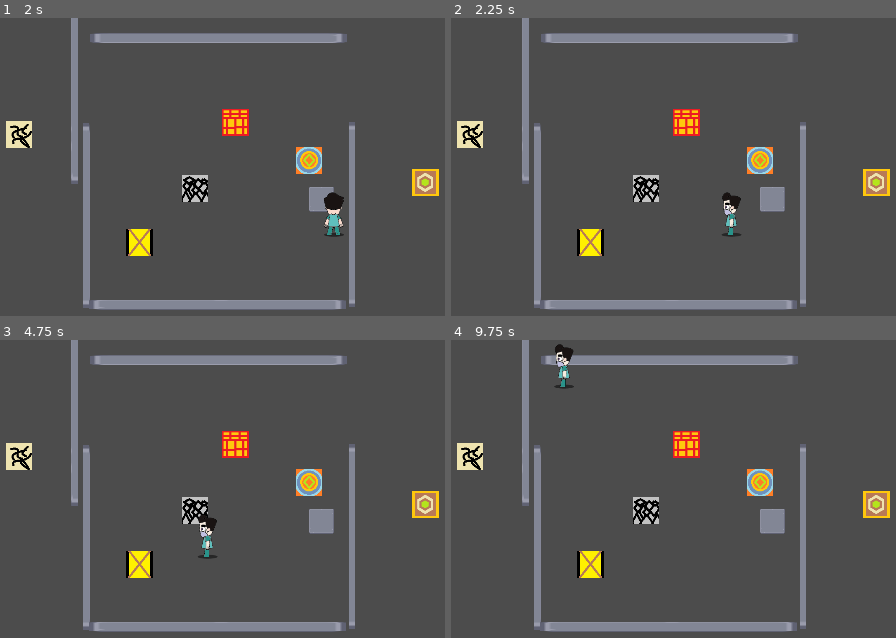
Above: before the commit, frames 1-4 (two rows, left to right).
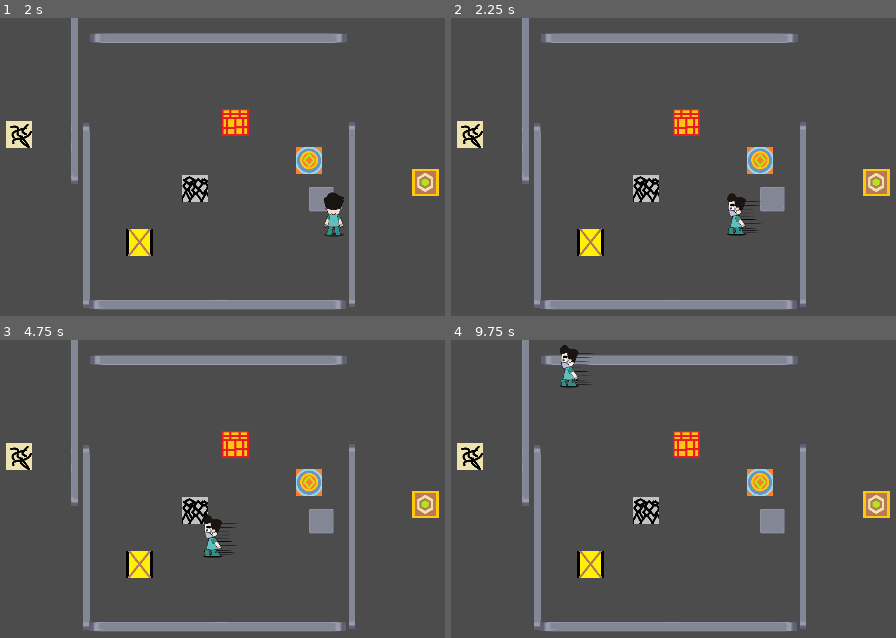
Above: after the commit, the same moments.

Repository: GaEsRaRe/UPCGameJam2018
Game: Godot game, scene res://Scenes/test.tscn
The game is run twice, just before and just after one commit, with the same random seed, the same clock (stepped at 60 frames per second) and the same inputs. This scene is started directly instead of the project's main scene.
Inputs:
- Up to frame 1 (2 s): tap Enter at 0.5 s; hold Right (ui_right) from 0.53 s (still down); tap Up (ui_up) at 0.77, 1.52 s; tap Space at 1.25 s
- Up to frame 2 (2.25 s): tap Enter at 2 s; release Right (ui_right) at 2.03 s; hold Left (ui_left) from 2.03 s (still down)
- Up to frame 3 (4.75 s): release Left (ui_left) at 2.78 s; hold Right (ui_right) 2.78-4.28 s; tap Up (ui_up) at 3.02, 3.77, 4.52 s; tap Space at 4.25 s; hold Left (ui_left) from 4.28 s (still down)
- Up to frame 4 (9.75 s): release Left (ui_left) at 5.03 s; hold Right (ui_right) 5.03-5.78 s; hold Left (ui_left) 5.78-7.28 s; tap Up (ui_up) at 6.02, 6.77, 7.52, 9.02 s; hold Right (ui_right) 7.28-9.53 s; tap Enter at 8 s; tap Space at 8.75 s; hold Left (ui_left) from 9.53 s (still down)

Frame 1 is identical in both runs. In frame 2, 0.5% of the frame differs, in the area x 60-70%, y 58-74%; in frame 3, 0.5%; in frame 4, 0.5%, in the area x 23-32%, y 1-17%.

Commit message:
Auto stash before merge of "master" and "origin/master"

Diff:
--- a/Assets/Player.tscn
+++ b/Assets/Player.tscn
@@ -8,6 +8,8 @@
 [ext_resource path="res://Sprites/Stand/player_down_closed.png" type="Texture" id=6]
 [ext_resource path="res://Sprites/Stand/player_left.png" type="Texture" id=7]
 [ext_resource path="res://Sprites/Stand/player_left_closed.png" type="Texture" id=8]
+[ext_resource path="res://Sprites/Run/running_left.png" type="Texture" id=9]
+[ext_resource path="res://Sprites/Run/running_down.png" type="Texture" id=10]
 
 [sub_resource type="RectangleShape2D" id=1]
 
@@ -36,9 +38,19 @@
 "loop": true,
 "name": "LEFT",
 "speed": 2.0
+}, {
+"frames": [ ExtResource( 9 ) ],
+"loop": true,
+"name": "RUN_LEFT",
+"speed": 5.0
+}, {
+"frames": [ ExtResource( 10 ) ],
+"loop": true,
+"name": "RUN_DOWN",
+"speed": 5.0
 } ]
 
-[node name="Player" type="KinematicBody2D" index="0"]
+[node name="Player" type="KinematicBody2D"]
 
 z_index = 2
 input_pickable = false
--- a/Scenes/Opening.tscn
+++ b/Scenes/Opening.tscn
@@ -16,7 +16,7 @@
 
 func _process(delta):
 	if go:
-		get_tree().change_scene(\"res://Scenes/0-0.tscn\")
+		get_tree().change_scene(\"res://Scenes/1-1.tscn\")
 
 	pass"
 
--- a/Scripts/player.gd
+++ b/Scripts/player.gd
@@ -78,11 +78,13 @@
 		Movement.DOWN:
 			move_and_slide(globals.DOWN * speed, Vector2(0,-1))
 			if is_on_floor():
+				character_sprite.play("DOWN")
 				_kill_movement()
 		Movement.LEFT:
 			move_and_slide(globals.LEFT * speed, Vector2(0,-1))
 
 			if is_on_wall():
+				character_sprite.play("LEFT")
 				_kill_movement()
 
 	pass
@@ -99,11 +101,11 @@
 	elif Input.is_action_just_pressed("ui_down"):
 		direction = Movement.DOWN
 		speed = globals.player_speed
-		character_sprite.play("DOWN")
+		character_sprite.play("RUN_DOWN")
 	elif Input.is_action_just_pressed("ui_left"):
 		direction = Movement.LEFT
 		speed = globals.player_speed
-		character_sprite.play("LEFT")
+		character_sprite.play("RUN_LEFT")
 	pass
 
 func go_dash():
Not shown: 1 places in Assets/Player.tscn that only renumber resources
Binary file added: Sprites/Run/running_down.png
Not shown, added: Sprites/Run/running_down.png.import
Binary file added: Sprites/Run/running_left.png
Not shown, added: Sprites/Run/running_left.png.import
